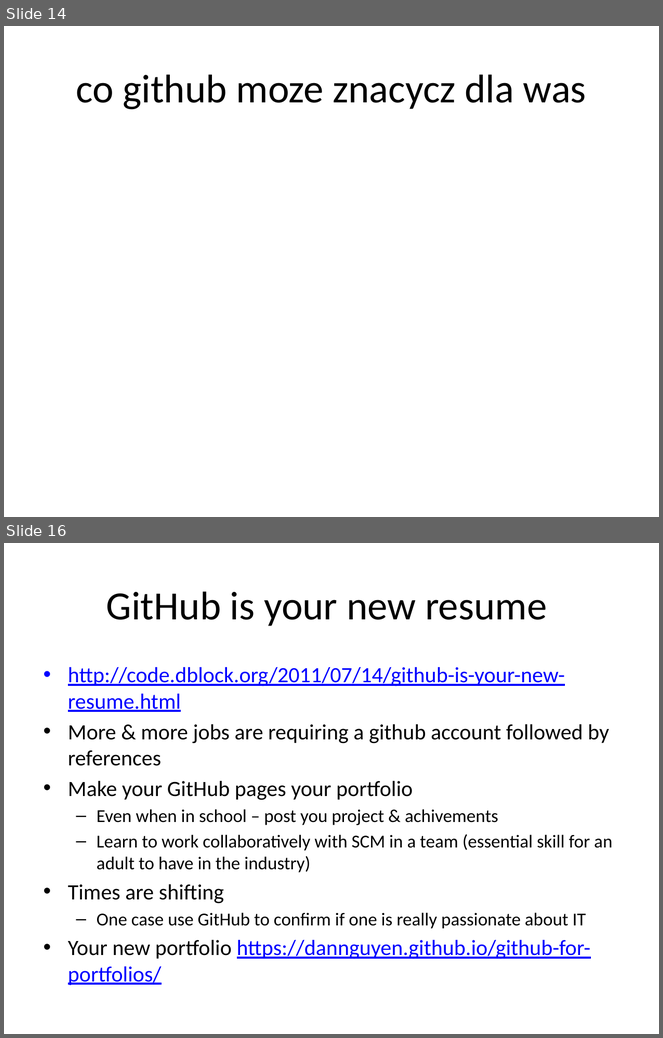
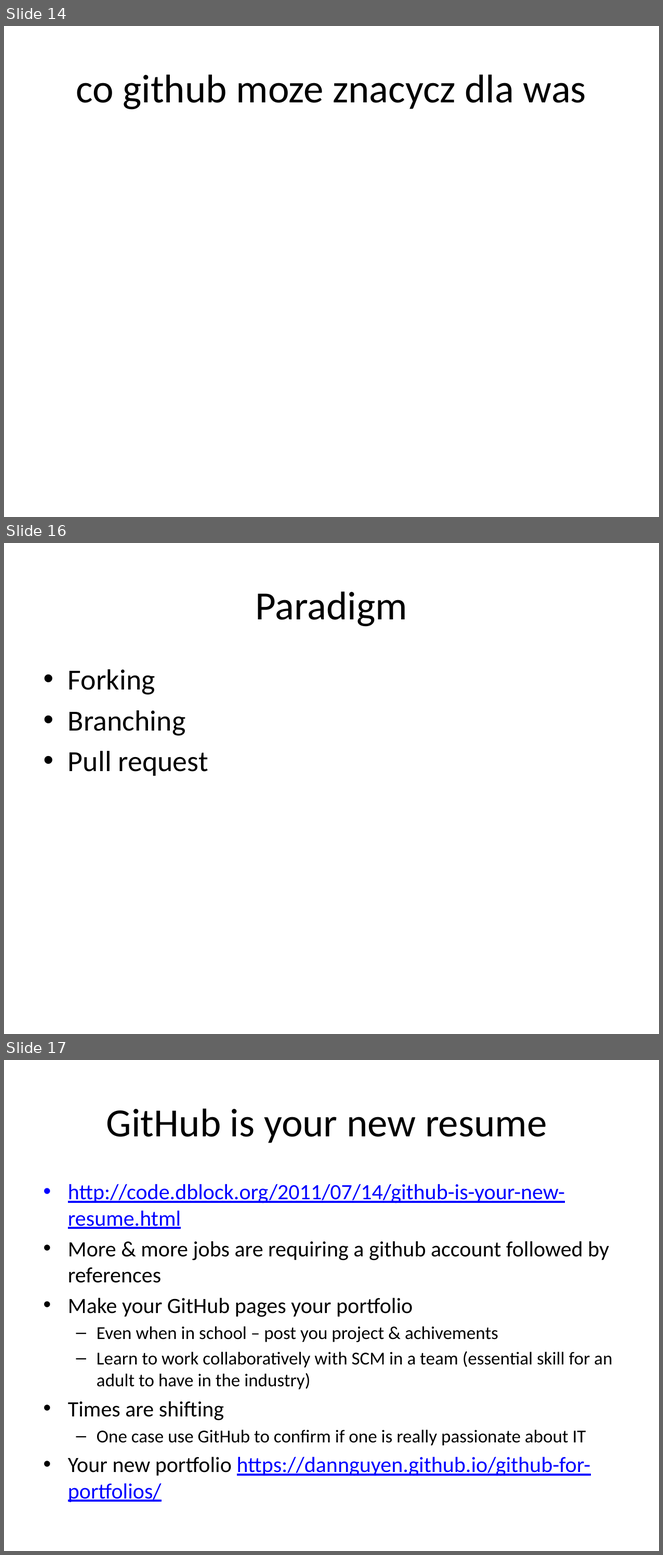
Before and after one commit to krzysztofkaluzny/codeweek, a slide deck: GitHub - Talk .pptx. Shown one above the other, each under a label of ours: slides 14 and 16 before the commit, slides 14, 16 and 17 after it; the slides between them are not shown. The pictures are 663x1038 and 663x1555 pixels, drawn with LibreOffice and Linux fonts; fonts in the diff are those of the drawing. Boxes give left, top, right and bottom in pixels: in the first picture for what was removed or moved away, otherwise in the second. Text is boxed around its words. In the diff, an @@ line names an element or a change of style, - is before the commit and + after.

```diff
--- a/GitHub - Talk .pptx
+++ b/GitHub - Talk .pptx
@@ slide 16 added at (x1=4, y1=543, x2=659, y2=1034), background #FFFFFF @@
@@ title added at (x1=255, y1=591, x2=408, y2=627), 44 pt, text #000000 @@
+Paradigm
@@ text added at (x1=68, y1=669, x2=208, y2=776), 32 pt, text #000000 @@
+• Forking
+• Branching
+• Pull request
@@ what was slide 16 is now slide 17 @@
```
Also in this commit, not shown: 4 slides changed.
